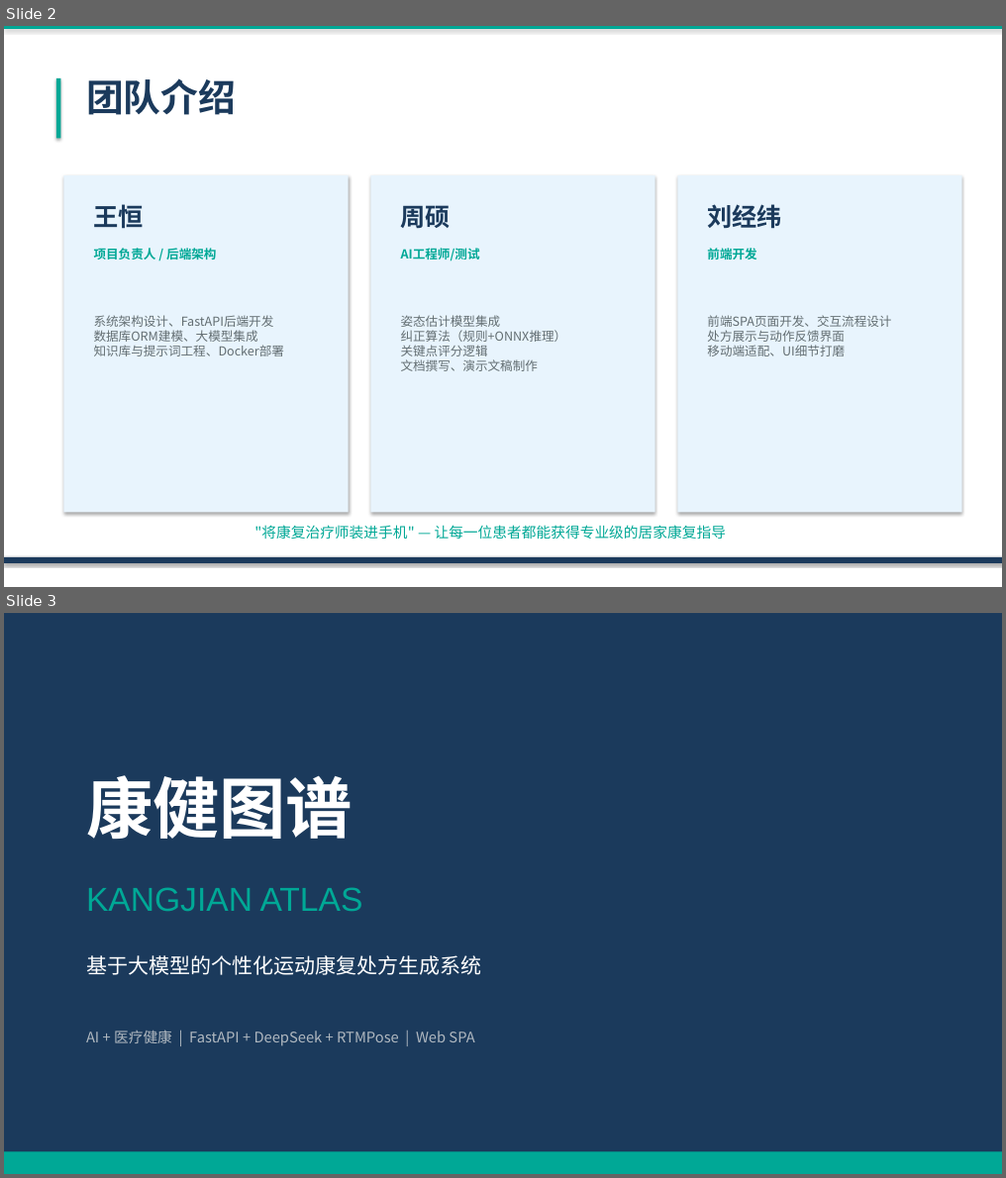
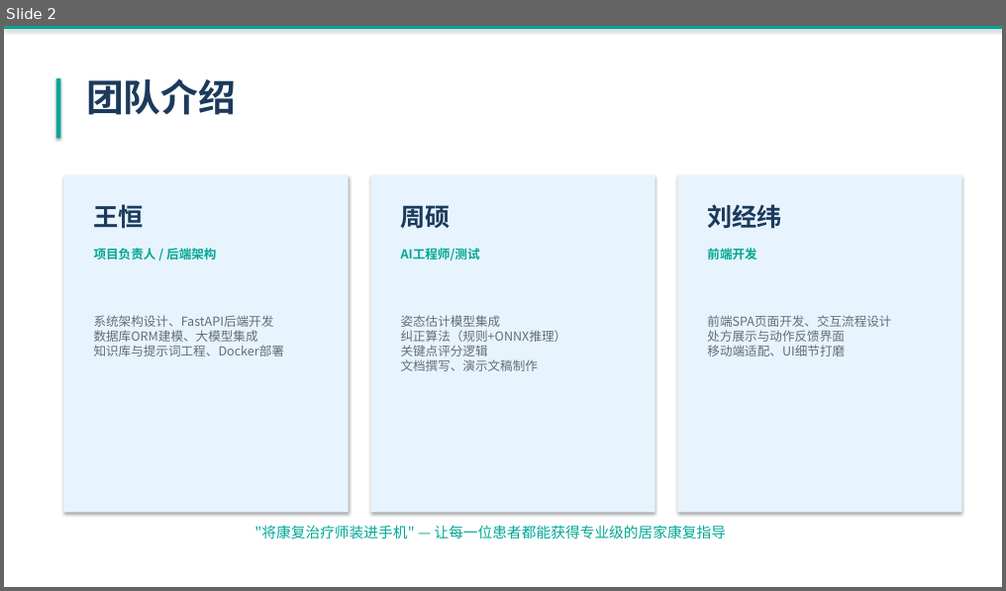
Before and after one commit to beadeepr/Kangjian-Atlas-LLM-Powered-Personalized-Exercise-Rehabilitation-Prescription-System, a slide deck: 康健图谱_演示PPT.pptx. Shown one above the other, each under a label of ours: slides 2 and 3 before the commit, slide 2 after it. The pictures are 1006x1178 and 1006x591 pixels, drawn with LibreOffice and Linux fonts; fonts in the diff are those of the drawing. Boxes give left, top, right and bottom in pixels: in the first picture for what was removed or moved away, otherwise in the second. Text is boxed around its words. In the diff, an @@ line names an element or a change of style, - is before the commit and + after.

```diff
--- a/康健图谱_演示PPT.pptx
+++ b/康健图谱_演示PPT.pptx
@@ slide 3 removed at bbox=[4, 613, 1002, 1174], background #1B3A5C @@
@@ text removed at bbox=[86, 775, 352, 839] @@
-康健图谱
@@ text removed at bbox=[86, 887, 363, 911] @@
-KANGJIAN ATLAS
@@ text removed at bbox=[86, 956, 482, 975] @@
-基于大模型的个性化运动康复处方生成系统
@@ text removed at bbox=[86, 1030, 474, 1047] @@
-AI + 医疗健康 | FastAPI + DeepSeek + RTMPose | Web SPA
@@ rectangle removed at bbox=[4, 1152, 1002, 1174] @@
@@ slide 2 changed as well @@
@@ rectangle removed at bbox=[4, 558, 1002, 564] @@
```
Also in this commit, not shown: 21 other slides changed.
